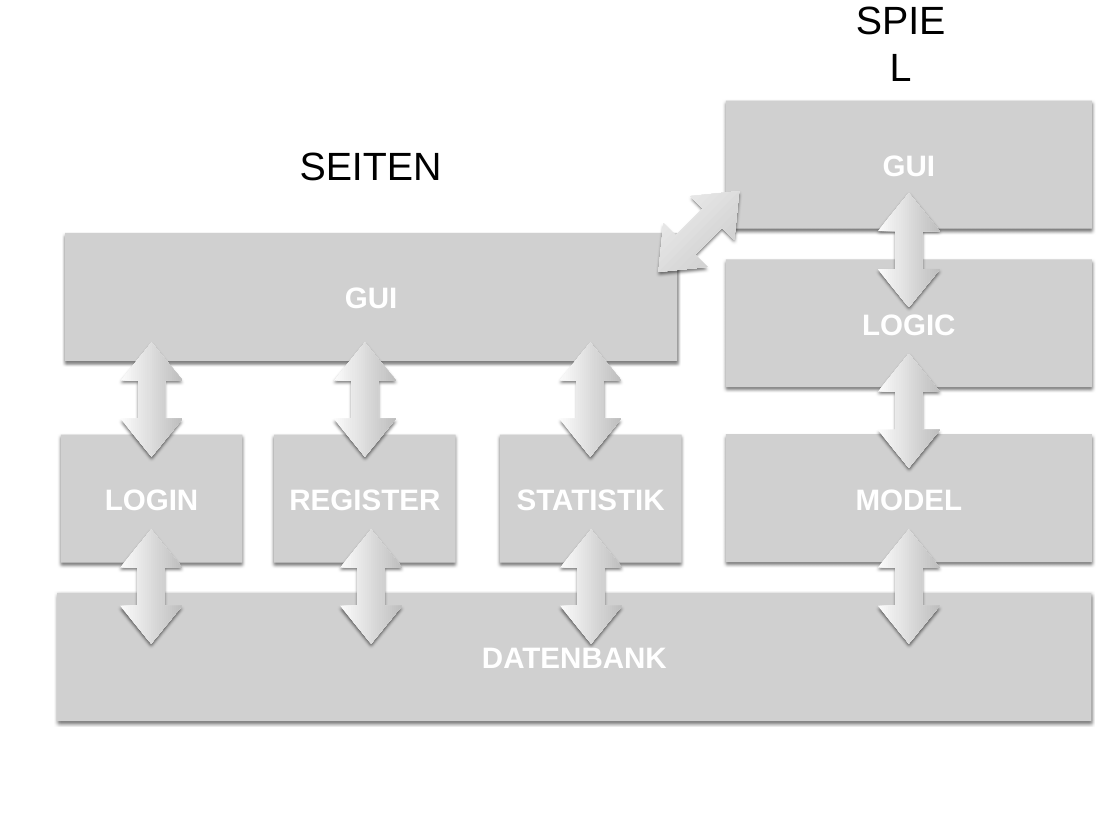
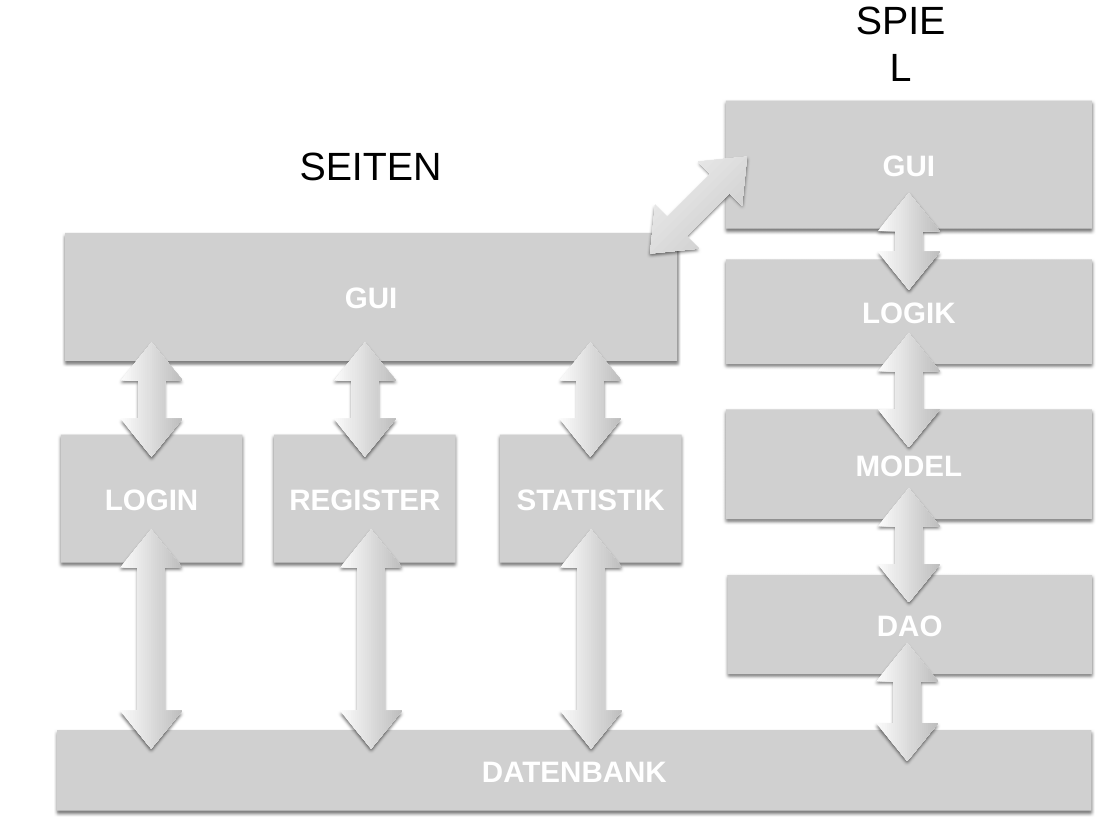
Before and after one commit to Gemba69/SchiffeVersenken, a slide deck: slide 1 of Organisation/Architektur.pptx (slide 2 before the commit). Drawn at 1120x840 pixels with LibreOffice and Linux fonts; fonts in the diff are those of the drawing; grey boxes stand for pictures. Boxes give left, top, right and bottom in pixels: in the first picture for what was removed or moved away, otherwise in the second. Text is boxed around its words. In the diff, an @@ line names an element or a change of style, - is before the commit and + after.

```diff
--- a/Organisation/Architektur.pptx
+++ b/Organisation/Architektur.pptx
@@ left right arrow: place and size @@
-left right arrow at <box>637,170,761,294</box>
+left right arrow at <box>628,135,769,276</box>
@@ left right arrow: place and size @@
-left right arrow at <box>878,193,940,307</box>
+left right arrow at <box>878,193,940,290</box>
@@ picture "LOGIK": place and size @@
-picture "LOGIK" at <box>726,259,1092,387</box>
+picture "LOGIK" at <box>726,259,1092,364</box>
@@ text in picture at <box>862,303,956,323</box>: text changed @@
-LOGIC
+LOGIK
@@ left right arrow: place and size @@
-left right arrow at <box>878,354,940,468</box>
+left right arrow at <box>878,333,940,447</box>
@@ picture "MODEL": place and size @@
-picture "MODEL" at <box>726,434,1092,562</box>
+picture "MODEL" at <box>726,410,1092,519</box>
@@ left right arrow: place and size @@
-left right arrow at <box>878,529,940,643</box>
+left right arrow at <box>878,488,940,603</box>
@@ left right arrow: place and size @@
-left right arrow at <box>121,529,183,643</box>
+left right arrow at <box>120,530,182,749</box>
@@ left right arrow: place and size @@
-left right arrow at <box>340,529,402,643</box>
+left right arrow at <box>340,530,402,749</box>
@@ left right arrow: place and size @@
-left right arrow at <box>560,529,622,643</box>
+left right arrow at <box>560,530,623,749</box>
@@ picture added at <box>728,575,1092,674</box>, 27 pt, text #FFFFFF, bold @@
+DAO
@@ left right arrow added at <box>876,643,938,761</box>, fill gradient #FBFBFB to #BEBEBE @@
@@ picture "DATENBANK": place and size @@
-picture "DATENBANK" at <box>57,593,1092,721</box>
+picture "DATENBANK" at <box>57,730,1092,810</box>
```
Also in this commit, not shown: 1 slide removed, 2 other files.
